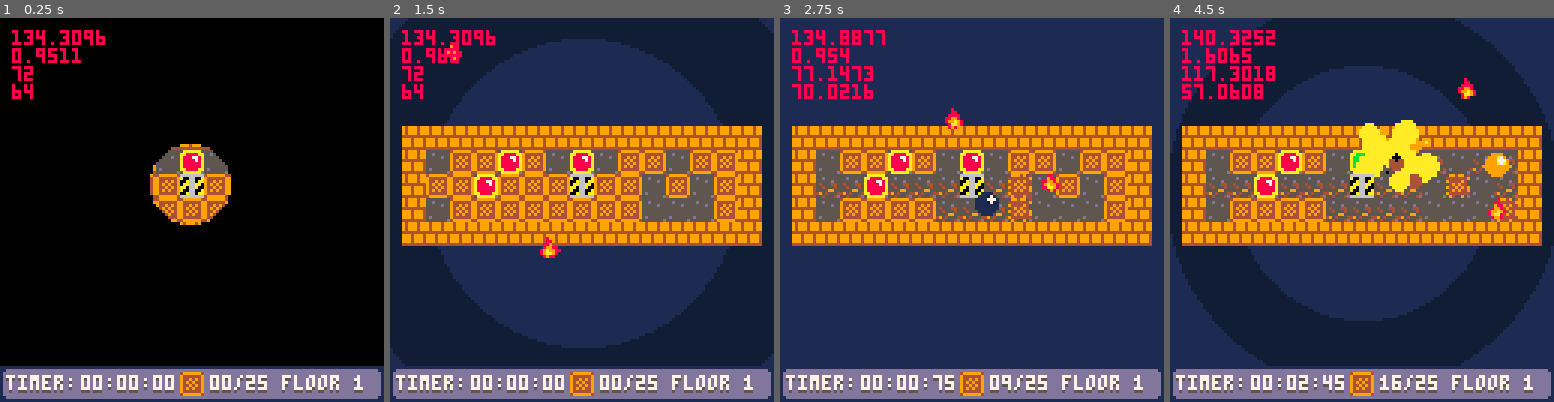
Above: before the commit, frames 1-4 (left to right).
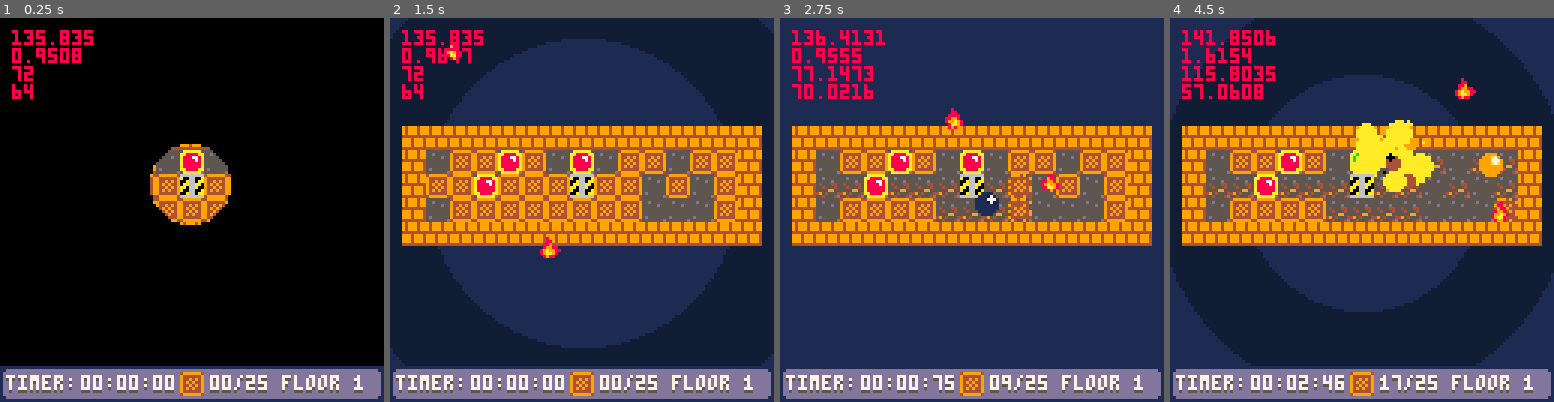
Above: after the commit, the same moments.

Repository: SHKBRD/P8CrateBall
Game: PICO-8 cartridge balltest24.p8
Same seed, same stepped clock (60 frames per second), same inputs: the game is played once before the commit and once after it.
Inputs:
- Up to frame 1 (0.25 s): no input
- Up to frame 2 (1.5 s): tap O (Z key) at 0.33, 0.7, 1.43 s; tap X (X key) at 1.07 s
- Up to frame 3 (2.75 s): hold Left 1.97-2.37 s; tap X (X key) at 2.07, 2.4, 2.73 s; tap O (Z key) at 2.22 s; hold Down from 2.42 s (still down)
- Up to frame 4 (4.5 s): release Down at 2.82 s; hold Right 2.87-3.53 s; tap X (X key) every 0.33 s from 3.07 to 4.4 s; tap O (Z key) at 3.1, 3.98 s; hold Up 3.58-4.08 s; hold Right from 4.13 s (still down)

The runs differ from the first frame. In frame 1, 0.3% of the frame differs, in the area x 9-28%, y 3-11%; in frame 2, 0.2%; in frame 3, 0.3%; in frame 4, 8.6%, in the area x 0-100%, y 0-98%.

Commit message:
add switch logic to game loop

Diff:
--- a/balltest24.p8
+++ b/balltest24.p8
@@ -65,6 +65,8 @@
 	cratesbroken = 0
 	cratestotal = 10
 	switchtotal = 3
+	switchclear = false
+	if (switchtotal == 0) switchclear = true
 	leave_state = 1
 	floor_won = false
 
@@ -207,13 +209,16 @@
 		end
 	end
 
+	check_switches()
+
 	--levelend init
-	if cratesbroken >= cratestotal then
+	if cratesbroken >= cratestotal and switchclear then
 		if not trpopen then
 			trpopen = true
 		end
 		trpupdate()
 	end
+
 end
 
 function postwin_floor_tick()
@@ -653,6 +658,30 @@
 		a1.t = 59
 	elseif a1.t == 59 then
 		a1.t = 58
+		a1.blink = 0
+	end
+end
+
+function confirm_switches()
+	for a1 in all(o) do
+		if a1.t == 59 then
+			a1.t = 60
+		end
+	end
+	sfx(8, 1)
+end
+
+function check_switches()
+	oncount = 0
+	for a1 in all(o) do
+		if a1.t == 59 then
+			oncount += 1
+		end
+	end
+
+	if oncount == switchtotal then
+		switchclear = true
+		confirm_switches()
 	end
 end
 
